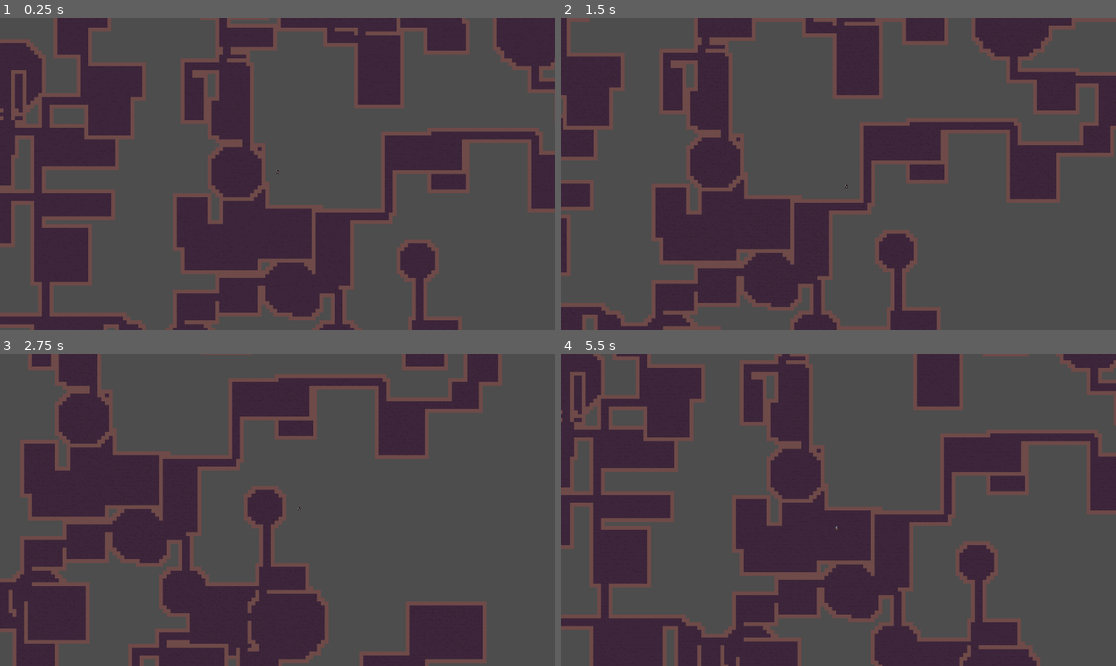
Above: before the commit, frames 1-4 (two rows, left to right).
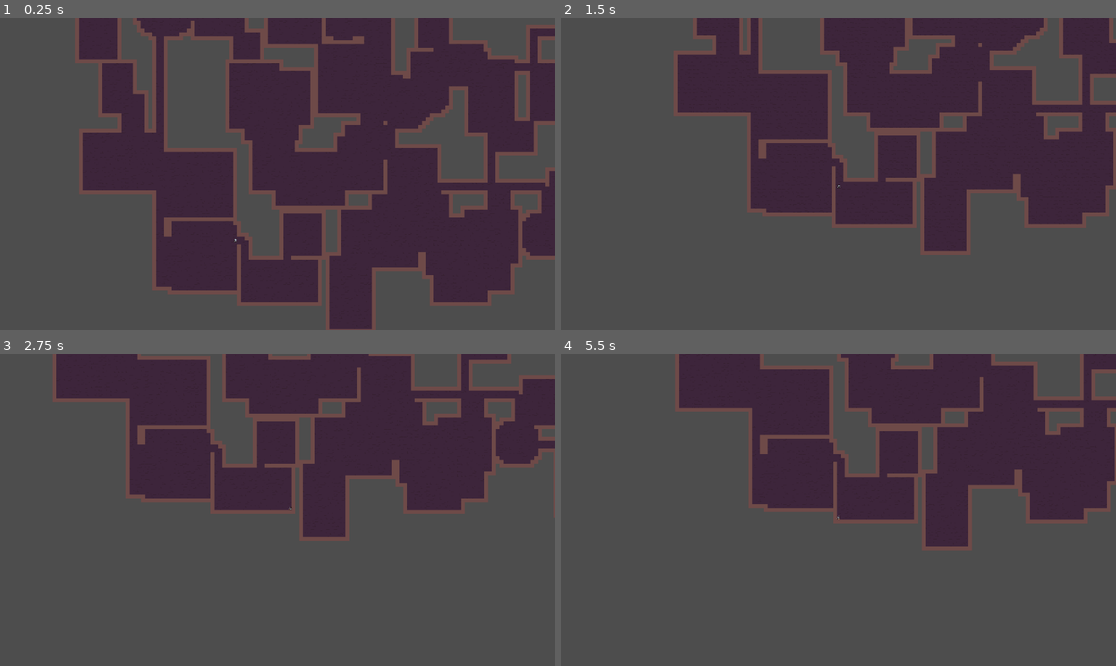
Above: after the commit, the same moments.

Repository: KSaB22/godot-game
Game: Godot game, scene res://scenes/Level.tscn
The game is run twice, just before and just after one commit, with the same random seed, the same clock (stepped at 60 frames per second) and the same inputs.
Inputs:
- Up to frame 1 (0.25 s): no input
- Up to frame 2 (1.5 s): hold Right (ui_right) 0.53-1.28 s; hold Down (ui_down) from 1.28 s (still down)
- Up to frame 3 (2.75 s): release Down (ui_down) at 2.03 s; hold Right (ui_right) from 2.03 s (still down)
- Up to frame 4 (5.5 s): release Right (ui_right) at 2.78 s; hold Up (ui_up) 2.78-3.53 s; hold Left (ui_left) 3.53-5.03 s; hold Down (ui_down) from 5.03 s (still down)

The runs differ from the first frame. In frame 1, 63% of the frame differs, in the area x 0-100%, y 0-100%; in frame 2, 55%; in frame 3, 56%; in frame 4, 56%.

Commit message:
added spawns, and fixed map issues

Diff:
--- a/scenes/Level.tscn
+++ b/scenes/Level.tscn
@@ -102,6 +102,7 @@
 7:6/0 = 0
 8:6/0 = 0
 9:6/0 = 0
+9:6/0/physics_layer_0/polygon_0/points = PackedVector2Array(-8, -8, 8, -8, 8, 8, -8, 8)
 0:7/0 = 0
 1:7/0 = 0
 2:7/0 = 0
--- a/scripts/level.gd
+++ b/scripts/level.gd
@@ -1,51 +1,89 @@
 extends Node2D
 
-enum Room_types {RECTANGLE, CIRCLE}
-enum Area_War {WIN, LOSE, COMBINE}
+enum Room_types { RECTANGLE, CIRCLE }
 
 const LAYER := 0
 const WALL_ATLAS := Vector2i(9, 6)
 
 var game_seed: int = 1234
-var level: int = 1
+var max_players: int = 2
 var room_dic := {}
 var room_tiles := {}
+
+# Track current/last room for the main player
+var current_room_id: int = -2
+var last_non_corridor_room_id: int = -2
+
 @onready var level_tile_map: TileMap = $TileMap
+@onready var main_player: CharacterBody2D = $Player
 
 func _ready() -> void:
 	generate_level()
+	var spawns: Array[Vector2i] = get_edge_spawns(max_players)
+	if spawns.size() > 0 and is_instance_valid(main_player):
+		main_player.global_position = tile_to_global(spawns[0])
 
 func _process(_delta: float) -> void:
-	pass
+	#var exact_room: int = get_current_room_id(false)
+	#var stable_room: int = get_current_room_id(true)
+	#print("exact:", exact_room, " stable:", stable_room)
+	return
 
 func generate_level() -> void:
 	seed(game_seed)
-	var amount_of_rooms: int = 100 # randi_range(level*2 , 4 * level)
+	var amount_of_rooms: int = 100 # randi_range(max_players*2 , 4 * max_players)
 	var level_size := Vector2i(180, 150)
 
 	level_tile_map.clear()
 	room_dic.clear()
 	room_tiles.clear()
 
-	print(amount_of_rooms)
 	for i in range(amount_of_rooms):
 		generate_room(i, level_size)
-	generate_walls()
-	connect_rooms()
+
+	connect_rooms()      # dig all corridors after rooms
+	generate_walls()     # single global pass to surround all floors
 
 # --- helpers -------------------------------------------------------
 
+func tile_to_global(tile: Vector2i) -> Vector2:
+	# World-space center of the cell
+	return level_tile_map.to_global(level_tile_map.map_to_local(tile))
+
+func global_to_tile(global_pos: Vector2) -> Vector2i:
+	# Convert a world position to tile coords on this TileMap
+	return level_tile_map.local_to_map(level_tile_map.to_local(global_pos))
+
+func room_id_at_tile(tile: Vector2i) -> int:
+	# >=0 room id, -1 corridor, -2 outside/void
+	return int(room_tiles[tile]) if  room_tiles.has(tile) else -2
+
+func room_id_at_global(global_pos: Vector2) -> int:
+	return room_id_at_tile(global_to_tile(global_pos))
+
+# Get the main player's current room.
+# use_last_known_inside=true will return the last non-corridor room when in a corridor.
+func get_current_room_id(use_last_known_inside: bool = false) -> int:
+	var rid: int = room_id_at_global(main_player.global_position)
+
+	# Update tracking vars
+	if rid != current_room_id:
+		current_room_id = rid
+		if rid >= 0:
+			last_non_corridor_room_id = rid
+
+	# Optional "sticky" room behavior while in corridor
+	if use_last_known_inside and rid == -1 and last_non_corridor_room_id >= 0:
+		return last_non_corridor_room_id
+
+	return rid
+
 func place_wall_at(p: Vector2i) -> void:
+	if room_tiles.has(p):
+		return
 	level_tile_map.set_cell(LAYER, p, 0, WALL_ATLAS)
-	# If this position was owned by a room, remove it from both maps
-	if room_tiles.has(p):
-		var rid: int = room_tiles[p]
-		room_tiles.erase(p)
-		if room_dic.has(rid) and room_dic[rid].has("tiles"):
-			room_dic[rid]["tiles"].erase(p)
 
 func add_floor_tile(this_coords: Vector2i, i: int) -> void:
-	# Ownership
 	room_tiles[this_coords] = i
 	if room_dic.has(i):
 		if not room_dic[i].has("tiles"):
@@ -53,54 +91,29 @@
 		if this_coords not in room_dic[i]["tiles"]:
 			room_dic[i]["tiles"].append(this_coords)
 
-	# Visual (random floor)
 	var tileset_picker := Vector2i(randi_range(6, 9), randi_range(0, 2))
 	level_tile_map.set_cell(LAYER, this_coords, 0, tileset_picker)
 
-func handle_war(this_coords: Vector2i, i: int) -> int:
-	# this_coords is guaranteed in room_tiles before calling handle_war
+# Always-combine overlap resolver
+func handle_combine(this_coords: Vector2i, i: int) -> int:
 	var j: int = room_tiles[this_coords]
 	if i == j:
 		return i
 
-	# Initialize relation if missing
-	if not room_dic[i]["war_with"].has(j):
-		var war_result: int = randi_range(1, 3)
-		room_dic[i]["war_with"][j] = Area_War.WIN if war_result == 1 else Area_War.LOSE if war_result == 2 else Area_War.COMBINE
-		if room_dic.has(j):
-			if not room_dic[j].has("war_with"):
-				room_dic[j]["war_with"] = {}
-			room_dic[j]["war_with"][i] = Area_War.LOSE if war_result == 1 else Area_War.WIN if war_result == 2 else Area_War.COMBINE
-
-		if war_result == 1:
-			print("Room ", i, " vs Room ", j, " → WIN")
-		elif war_result == 2:
-			print("Room ", i, " vs Room ", j, " → LOSE")
-		else:
-			print("Room ", i, " vs Room ", j, " → COMBINE")
-
-	var res: int = room_dic[i]["war_with"][j]
-	match res:
-		Area_War.LOSE:
-			return i
-		Area_War.WIN:
-			add_floor_tile(this_coords, i)
-			return i
-		Area_War.COMBINE:
-			var low_id: int = i if i < j else j
-			var high_id: int = j if i < j else i
-
-			if room_dic.has(high_id) and room_dic.has(low_id):
-				var high_tiles: Array = room_dic[high_id]["tiles"]
-				var low_tiles: Array = room_dic[low_id]["tiles"]
-				for tile in high_tiles:
-					if tile not in low_tiles:
-						low_tiles.append(tile)
-						room_tiles[tile] = low_id
-				room_dic.erase(high_id)
-			return low_id
-
-	return i # fallback
+	var low_id: int = i if i < j else j
+	var high_id: int = j if i < j else i
+
+	if room_dic.has(high_id) and room_dic.has(low_id):
+		var high_tiles: Array = room_dic[high_id]["tiles"]
+		var low_tiles: Array = room_dic[low_id]["tiles"]
+		for tile in high_tiles:
+			if tile not in low_tiles:
+				low_tiles.append(tile)
+				room_tiles[tile] = low_id
+		room_dic.erase(high_id)
+
+	room_tiles[this_coords] = low_id
+	return low_id
 
 # --- generation ----------------------------------------------------
 
@@ -108,7 +121,6 @@
 	room_dic[i] = {
 		"type": Room_types.RECTANGLE if randf() < 0.8 else Room_types.CIRCLE,
 		"tiles": [],
-		"war_with": {},
 		"center": Vector2i.ZERO
 	}
 
@@ -125,9 +137,9 @@
 				if not room_tiles.has(thiscoords):
 					add_floor_tile(thiscoords, i)
 				else:
-					i = handle_war(thiscoords, i)
-
-	elif room_dic[i]["type"] == Room_types.CIRCLE:
+					i = handle_combine(thiscoords, i)
+
+	else:
 		var radius: int = randi_range(3, 10)
 		var center: Vector2i = Vector2i(origin_x, origin_y)
 		for x in range(center.x - radius, center.x + radius + 1):
@@ -138,19 +150,7 @@
 					if not room_tiles.has(thiscoords):
 						add_floor_tile(thiscoords, i)
 					else:
-						i = handle_war(thiscoords, i)
-
-	# Add walls *around this room only*
-	var directions: Array[Vector2i] = [
-		Vector2i(-1, -1), Vector2i(0, -1), Vector2i(1, -1),
-		Vector2i(-1,  0),                  Vector2i(1,  0),
-		Vector2i(-1,  1), Vector2i(0,  1), Vector2i(1,  1)
-	]
-	for tile in room_dic[i]["tiles"]:
-		for dir in directions:
-			var neighbor: Vector2i = tile + dir
-			if not room_tiles.has(neighbor):
-				place_wall_at(neighbor)
+						i = handle_combine(thiscoords, i)
 
 func generate_walls() -> void:
 	var directions: Array[Vector2i] = [
@@ -159,48 +159,13 @@
 		Vector2i(-1,  1), Vector2i(0,  1), Vector2i(1,  1)
 	]
 
-	# Iterate over a snapshot of keys to avoid mutation issues while placing walls
 	var keys_snapshot: Array = room_tiles.keys()
 	for tile in keys_snapshot:
-		# tile must exist, but re-check because earlier writes may have changed things
 		if not room_tiles.has(tile):
 			continue
-
 		for dir in directions:
 			var neighbor: Vector2i = tile + dir
-
-			# Neighbor is outside all rooms — add a wall
 			if not room_tiles.has(neighbor):
-				place_wall_at(neighbor)
-				continue
-
-			var my_room: int = room_tiles[tile]
-			var their_room: int = room_tiles[neighbor]
-
-			if my_room == their_room:
-				continue  # same room, no border wall
-
-			# Validate we have war data
-			if not room_dic.has(my_room) or not room_dic.has(their_room):
-				continue
-			if not room_dic[my_room].has("war_with"):
-				continue
-			if not room_dic[my_room]["war_with"].has(their_room):
-				continue
-
-			var result: int = room_dic[my_room]["war_with"][their_room]
-			var loser := -1
-
-			match result:
-				Area_War.WIN:
-					loser = their_room
-				Area_War.LOSE:
-					loser = my_room
-				Area_War.COMBINE:
-					continue  # merged; no border wall
-
-			# Place wall on the losing room's tile — but only if neighbor still mapped
-			if room_tiles.has(neighbor) and room_tiles[neighbor] == loser:
 				place_wall_at(neighbor)
 
 # --- corridors -----------------------------------------------------
@@ -211,9 +176,7 @@
 	if unconnected.is_empty():
 		return
 
-	# Bucket for corridors
-	room_dic[-1] = {"tiles": [], "center": Vector2i.ZERO, "war_with": {}}
-
+	room_dic[-1] = {"tiles": [], "center": Vector2i.ZERO}
 	connected.append(unconnected.pop_front())
 
 	while not unconnected.is_empty():
@@ -243,13 +206,11 @@
 func create_corridor(from: Vector2i, to: Vector2i, room_id: int) -> void:
 	var current := from
 
-	# Horizontal movement
 	while current.x != to.x:
 		var step: int = sign(to.x - current.x)
 		current.x += step
 		dig_corridor_tile(current, room_id, "horizontal")
 
-	# Vertical movement
 	while current.y != to.y:
 		var step: int = sign(to.y - current.y)
 		current.y += step
@@ -258,28 +219,73 @@
 func dig_corridor_tile(pos: Vector2i, _room_id: int, direction: String) -> void:
 	var floor_offsets: Array[Vector2i] = []
 
-	# 2-wide corridor, widen perpendicular to direction
 	if direction == "horizontal":
-		floor_offsets = [Vector2i(0, 0), Vector2i(0, 1)]  # vertical widening
-	elif direction == "vertical":
-		floor_offsets = [Vector2i(0, 0), Vector2i(1, 0)]  # horizontal widening
-
-	# Place floor tiles (use corridor bucket -1)
+		floor_offsets = [Vector2i(0, 0), Vector2i(0, 1)]  # widen vertically
+	else:
+		floor_offsets = [Vector2i(0, 0), Vector2i(1, 0)]  # widen horizontally
+
 	for offset in floor_offsets:
 		var tile: Vector2i = pos + offset
 		if not room_tiles.has(tile):
 			add_floor_tile(tile, -1)
 
-	# 8-neighborhood walls around corridor strip
-	var wall_offsets: Array[Vector2i] = [
+# --- edge room detection & spawns ---------------------------------
+
+func _dirs8() -> Array[Vector2i]:
+	return [
 		Vector2i(-1, -1), Vector2i(0, -1), Vector2i(1, -1),
 		Vector2i(-1,  0),                  Vector2i(1,  0),
 		Vector2i(-1,  1), Vector2i(0,  1), Vector2i(1,  1)
 	]
 
-	for offset in floor_offsets:
-		var tile2: Vector2i = pos + offset
-		for dir in wall_offsets:
-			var neighbor: Vector2i = tile2 + dir
-			if not room_tiles.has(neighbor):
-				place_wall_at(neighbor)
+func is_edge_room(room_id: int) -> bool:
+	if room_id == -1:
+		return false
+	if not room_dic.has(room_id):
+		return false
+	var tiles: Array = room_dic[room_id].get("tiles", [])
+	for t in tiles:
+		var tile: Vector2i = t
+		for d in _dirs8():
+			var n: Vector2i = tile + d
+			if not room_tiles.has(n):
+				return true
+	return false
+
+func get_edge_rooms() -> Array:
+	var result: Array = []
+	for rid in room_dic.keys():
+		if int(rid) == -1:
+			continue
+		if is_edge_room(int(rid)):
+			result.append(int(rid))
+	return result
+
+func pick_edge_spawn(room_id: int) -> Vector2i:
+	if not room_dic.has(room_id):
+		return Vector2i.ZERO
+	var candidates: Array[Vector2i] = []
+	var tiles: Array = room_dic[room_id].get("tiles", [])
+	for t in tiles:
+		var tile: Vector2i = t
+		var touches_outside := false
+		for d in _dirs8():
+			var n := tile + d
+			if not room_tiles.has(n):
+				touches_outside = true
+				break
+		if touches_outside:
+			candidates.append(tile)
+	if candidates.is_empty():
+		return room_dic[room_id].get("center", Vector2i.ZERO)
+	return candidates[randi() % candidates.size()]
+
+func get_edge_spawns(max_players: int) -> Array[Vector2i]:
+	var spawns: Array[Vector2i] = []
+	var edges: Array = get_edge_rooms()
+	edges.shuffle()
+	for rid in edges:
+		if spawns.size() >= max_players:
+			break
+		spawns.append(pick_edge_spawn(int(rid)))
+	return spawns
